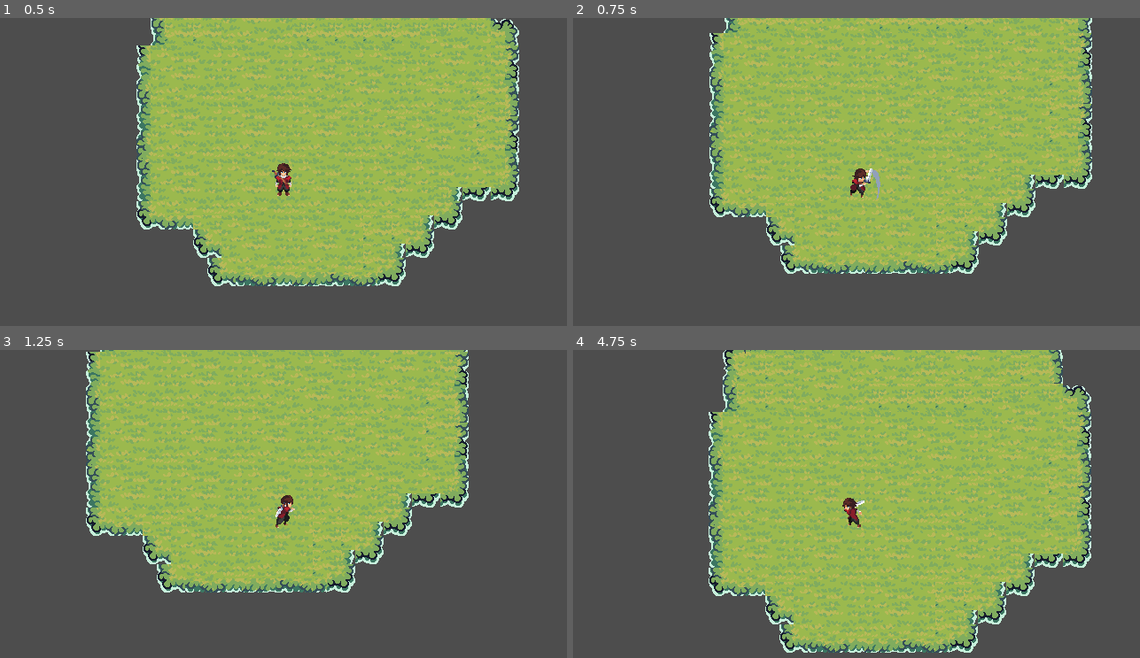
Above: before the commit, frames 1-4 (two rows, left to right).
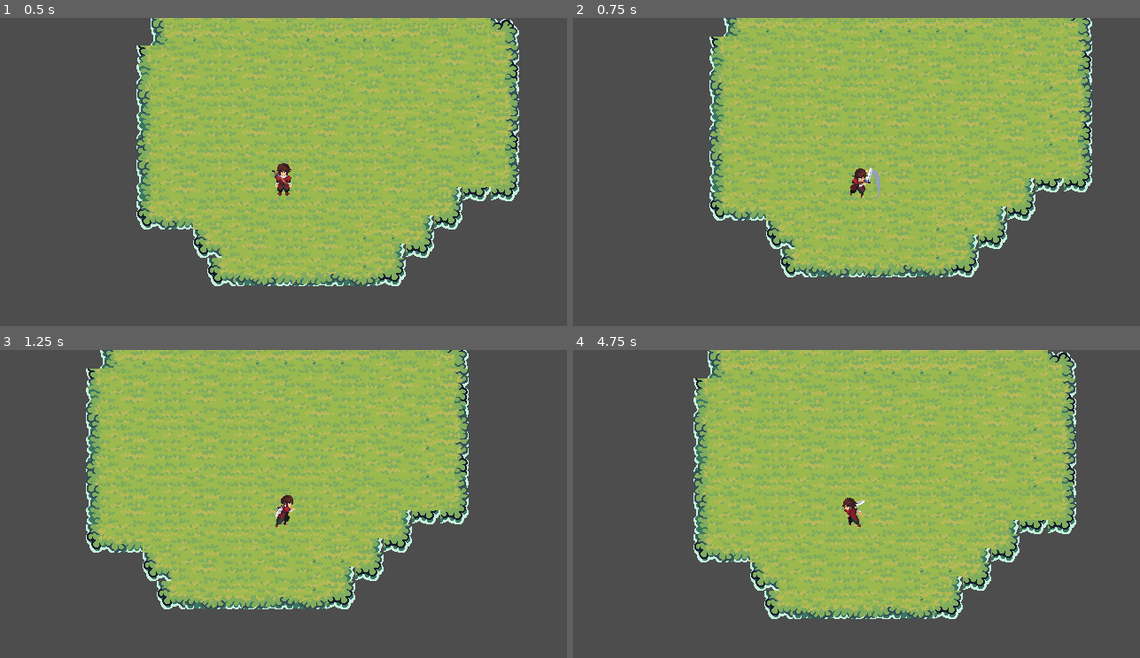
Above: after the commit, the same moments.

Repository: ODonegatti/ARPG
Game: Godot game, scene res://scenes/main.tscn
Two runs of this game, one before a commit and one after it. Both use one fixed random seed, a clock stepped at 60 frames per second and the inputs below.
Inputs (mouse positions are in pixels of both pictures, inside the frame that each line leads up to):
- Up to frame 1 (0.5 s): no input
- Up to frame 2 (0.75 s): tap Enter at 0.5 s; move the mouse to (981, 162) at 0.52 s; press the mouse at (981, 162) at 0.53 s; hold D (right) from 0.53 s (still down)
- Up to frame 3 (1.25 s): keep holding D (right)
- Up to frame 4 (4.75 s): move the mouse to (743, 525) at 1.27 s; release D (right) at 1.28 s; release the mouse at (743, 525) at 1.28 s; hold S (down) 1.28-2.03 s; click (743, 525) at 1.35 s; move the mouse to (913, 439) at 2.02 s; press the mouse at (913, 439) at 2.03 s; hold D (right) 2.03-2.78 s; move the mouse to (828, 571) at 2.77 s; release the mouse at (828, 571) at 2.78 s; hold W (up) 2.78-3.53 s; click (828, 571) at 2.85 s; move the mouse to (1026, 556) at 3.52 s; press the mouse at (1026, 556) at 3.53 s; hold A (left) from 3.53 s (still down); move the mouse to (686, 460) at 4.27 s; release the mouse at (686, 460) at 4.28 s; click (686, 460) at 4.35 s

Frame 1 is identical in both runs. In frame 2, 30% of the frame differs, in the area x 24-92%, y 0-85%; in frame 3, 29%; in frame 4, 39%, in the area x 21-92%, y 0-99%.

Commit message:
fix(player): ajusta lunge de ataque com impulso rapido e frenagem estanque

Diff:
--- a/scripts/player.gd
+++ b/scripts/player.gd
@@ -23,8 +23,10 @@
 @export_group("Combat Settings")
 ## Tempo de espera mínimo entre ataques consecutivos (cooldown em segundos).
 @export var attack_cooldown: float = 0.4
-## Velocidade do impulso frontal (passo à frente / lunge) durante o golpe, estilo Minecraft Dungeons.
-@export var attack_lunge_speed: float = 70.0
+## Velocidade de impulso inicial para o corte frontal rápido (lunge).
+@export var attack_lunge_speed: float = 240.0
+## Taxa de desaceleração/atrito do impulso frontal (freia rapidamente o avanço).
+@export var attack_lunge_friction: float = 2400.0
 
 @export_group("Dependencies")
 ## Referência ao componente visual de gerenciamento de sprites e direções.
@@ -41,6 +43,9 @@
 
 ## Temporizador interno para controle de cadência do ataque.
 var _attack_cooldown_timer: float = 0.0
+
+## Vetor de velocidade ativo do impulso frontal durante o golpe.
+var _lunge_velocity: Vector2 = Vector2.ZERO
 
 
 func _ready() -> void:
@@ -65,9 +70,12 @@
 
 
 ## Atualiza temporizadores internos de combate a cada tick da física.
+## Aplica desaceleração rápida (atrito) no impulso de ataque para estancar o avanço.
 func update_timers(delta: float) -> void:
 	if _attack_cooldown_timer > 0.0:
 		_attack_cooldown_timer = max(0.0, _attack_cooldown_timer - delta)
+	if is_attacking and _lunge_velocity != Vector2.ZERO:
+		_lunge_velocity = _lunge_velocity.move_toward(Vector2.ZERO, attack_lunge_friction * delta)
 
 
 ## Captura e normaliza os eixos de entrada configurados no Input Map (movimentação em 8 direções).
@@ -79,13 +87,13 @@
 
 
 ## Calcula a velocidade linear do corpo físico aplicando a velocidade escalar ao vetor unitário de direção.
-## Durante o ataque, substitui o movimento livre por um impulso frontal (lunge) na direção do golpe,
-## eliminando deslizes laterais ou incongruências visuais (estilo Minecraft Dungeons).
+## Durante o ataque, substitui o movimento livre pelo vetor do impulso frontal (lunge) que desacelera
+## rapidamente até parar, garantindo um estalo ágil para frente sem deslocamento excessivo.
 func calculate_velocity(direction: Vector2) -> Vector2:
 	if not can_move:
 		return Vector2.ZERO
 	if is_attacking:
-		return last_direction * attack_lunge_speed
+		return _lunge_velocity
 	return direction * speed
 
 
@@ -119,6 +127,7 @@
 	is_attacking = true
 	update_hitbox_direction(last_direction)
 	_attack_cooldown_timer = attack_cooldown
+	_lunge_velocity = last_direction * attack_lunge_speed
 	if sprite != null:
 		sprite.update_texture(last_direction, "attack")
 	if animation_player != null:
@@ -131,6 +140,7 @@
 func _on_animation_player_animation_finished(anim_name: StringName) -> void:
 	if anim_name == &"attack":
 		is_attacking = false
+		_lunge_velocity = Vector2.ZERO
 		var current_input: Vector2 = get_input_direction()
 		update_animation(current_input)
 
--- a/tests/test_attack_animation.gd
+++ b/tests/test_attack_animation.gd
@@ -87,13 +87,18 @@
 	assert(second_tracker.emitted == false, "Novo ataque não deve ser disparado enquanto is_attacking for true.")
 	print("[PASS] 5. Prevenção de reentrância durante ataque ativa e funcional.")
 
-	# 6. Validação do impulso frontal (lunge) estilo Minecraft Dungeons
-	# Durante o ataque virado para RIGHT, a velocidade deve ser last_direction * attack_lunge_speed,
-	# mantendo o vetor de projeção para frente e eliminando deslizes laterais/opostos.
+	# 6. Validação do impulso frontal rápido (lunge) e frenagem de curta distância
+	# Durante o ataque virado para RIGHT, a velocidade inicial deve ser last_direction * attack_lunge_speed,
+	# e após uma fração de segundo (~0.1s), a fricção deve estancar o movimento no chão (Vector2.ZERO).
 	var attack_vel: Vector2 = player.calculate_velocity(Vector2.LEFT) # Tentativa de input oposto
-	assert(attack_vel == Vector2.RIGHT * player.attack_lunge_speed, "Durante o ataque, a velocidade deve ser o lunge frontal na direção do golpe.")
-	assert(is_equal_approx(attack_vel.length(), player.attack_lunge_speed), "Magnitude do lunge deve ser exatamente attack_lunge_speed.")
-	print("[PASS] 6. Física de impulso frontal (lunge) e bloqueio de deslize estilo Minecraft Dungeons validados.")
+	assert(attack_vel == Vector2.RIGHT * player.attack_lunge_speed, "Velocidade inicial de ataque deve ser o impulso rápido para frente.")
+	assert(is_equal_approx(attack_vel.length(), player.attack_lunge_speed), "Magnitude inicial deve ser attack_lunge_speed.")
+
+	# Simula a desaceleração (frenagem rápida)
+	player.update_timers(0.12)
+	var stopped_vel: Vector2 = player.calculate_velocity(Vector2.LEFT)
+	assert(stopped_vel == Vector2.ZERO, "O impulso deve frear bruscamente até zero antes do fim da animação, evitando deslocamento longo.")
+	print("[PASS] 6. Impulso rápido inicial e frenagem estanque em curta distância validados.")
 
 	# 7. Validação do término da animação e restauração de estado e velocidade normal
 	player._on_animation_player_animation_finished(&"attack")
Not shown, changed: docs/modules/player.md
